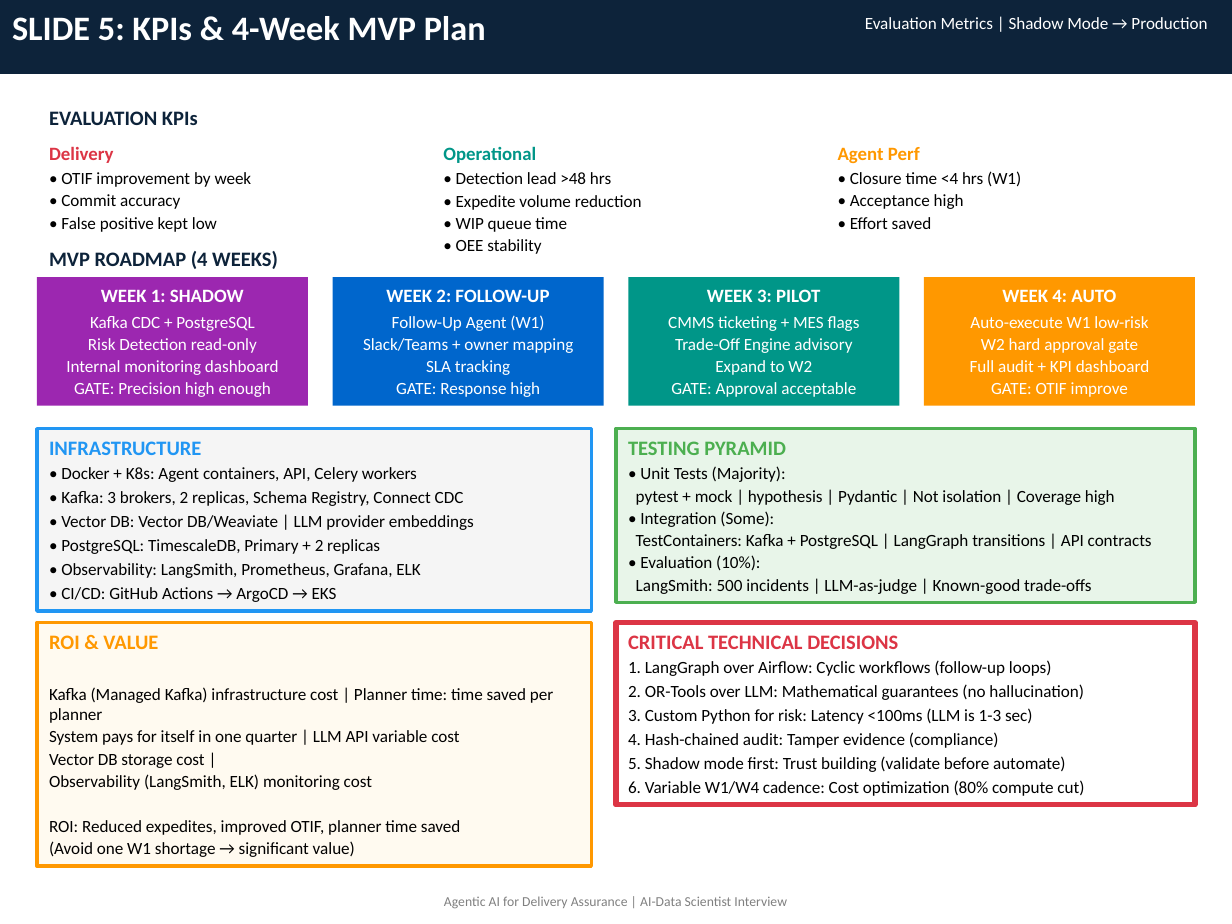
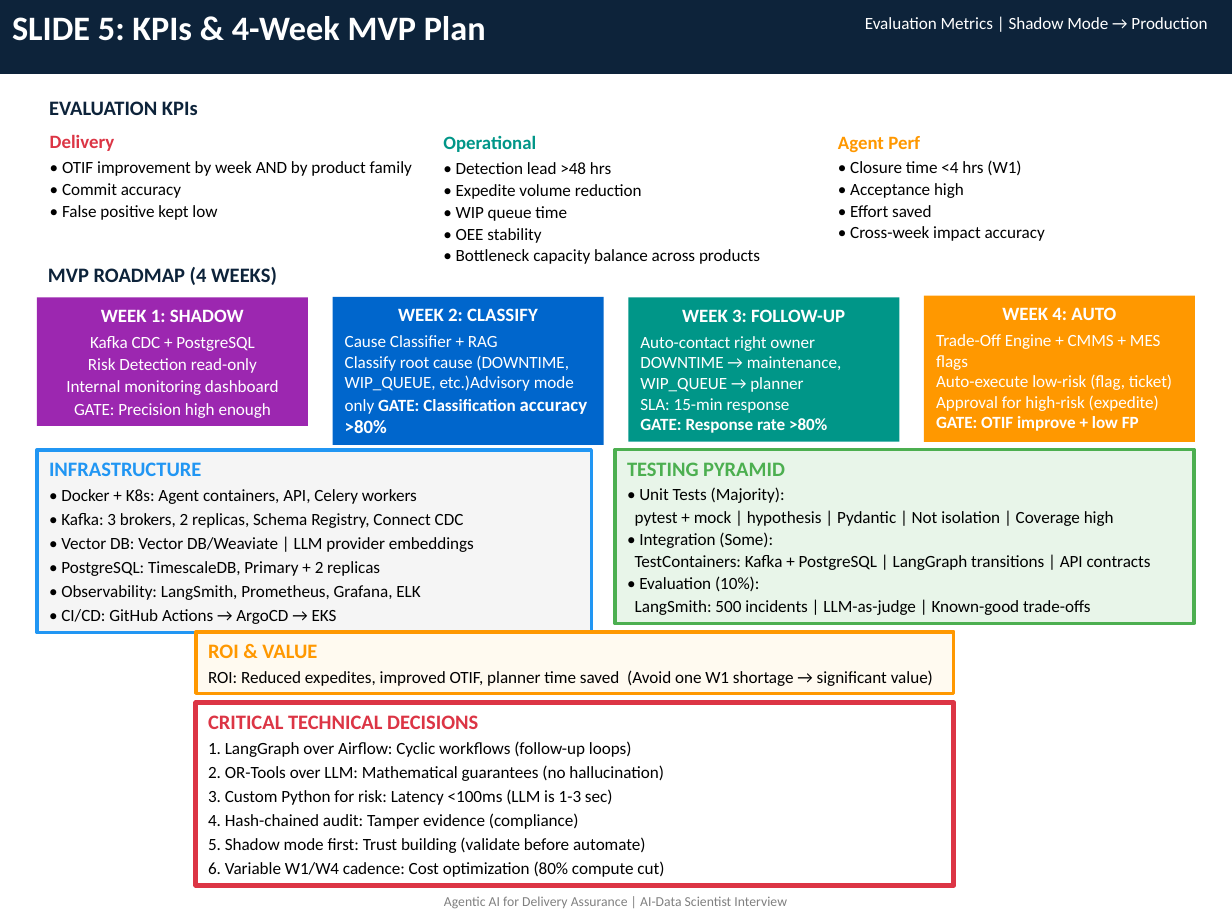
Before and after one commit to rashmikbhat/Agentic-AI-Delivery-Assurance-Across-Weeks, a slide deck: slide 5 of Agentic_AI_Delivery_Assurance_UPDATED_FINAL.pptx. Drawn at 1232x924 pixels with LibreOffice and Linux fonts; fonts in the diff are those of the drawing. Boxes give left, top, right and bottom in pixels: in the first picture for what was removed or moved away, otherwise in the second. Text is boxed around its words. In the diff, an @@ line names an element or a change of style, - is before the commit and + after.

```diff
--- a/Agentic_AI_Delivery_Assurance_UPDATED_FINAL.pptx
+++ b/Agentic_AI_Delivery_Assurance_UPDATED_FINAL.pptx
@@ text "EVALUATION KPIs": place and size @@
-text "EVALUATION KPIs" at (49,111,198,125)
+text "EVALUATION KPIs" at (49,101,198,115)
@@ text "Delivery": place and size @@
-text "Delivery" at (49,146,252,232)
+text "Delivery" at (50,134,412,220)
@@ text "Operational": place and size @@
-text "Operational" at (443,146,642,254)
+text "Operational" at (443,135,760,264)
@@ text "Agent Perf": place and size @@
-text "Agent Perf" at (838,147,1021,229)
+text "Agent Perf" at (838,136,1045,241)
@@ text at (62,161,412,176): text changed @@
-• OTIF improvement by week
+• OTIF improvement by week AND by product family
@@ text at (850,205,1045,241): text changed @@
-• Effort saved
+• Effort saved
+• Cross-week impact accuracy
@@ text at (456,228,760,264): text changed @@
-• OEE stability
+• OEE stability
+• Bottleneck capacity balance across products
@@ text "MVP ROADMAP (4 WEEKS)": place and size @@
-text "MVP ROADMAP (4 WEEKS)" at (49,251,278,269)
+text "MVP ROADMAP (4 WEEKS)" at (48,267,277,285)
@@ rectangle "WEEK 2: CLASSIFY": place and size @@
-rectangle "WEEK 2: CLASSIFY" at (333,277,604,405)
+rectangle "WEEK 2: CLASSIFY" at (333,297,604,445)
@@ rectangle "WEEK 3: FOLLOW-UP": place and size @@
-rectangle "WEEK 3: FOLLOW-UP" at (628,277,899,405)
+rectangle "WEEK 3: FOLLOW-UP" at (628,297,899,441)
@@ rectangle "WEEK 4: AUTO": place and size @@
-rectangle "WEEK 4: AUTO" at (924,277,1195,405)
+rectangle "WEEK 4: AUTO" at (924,296,1195,442)
@@ text in rectangle at (345,308,588,433): text changed @@
-WEEK 2: FOLLOW-UP
-Follow-Up Agent (W1)
-Slack/Teams + owner mapping
-SLA tracking
-GATE: Response high
+WEEK 2: CLASSIFY
+Cause Classifier + RAG
+Classify root cause (DOWNTIME, WIP_QUEUE, etc.)Advisory mode only GATE: Classification accuracy >80%
@@ text in rectangle at (640,309,845,433): text changed @@
-WEEK 3: PILOT
-CMMS ticketing + MES flags
-Trade-Off Engine advisory
-Expand to W2
-GATE: Approval acceptable
+WEEK 3: FOLLOW-UP
+Auto-contact right owner
+DOWNTIME → maintenance, WIP_QUEUE → planner
+SLA: 15-min response
+GATE: Response rate >80%
@@ text in rectangle at (936,334,1172,431): text changed @@
-Auto-execute W1 low-risk
-W2 hard approval gate
-Full audit + KPI dashboard
-GATE: OTIF improve
+Trade-Off Engine + CMMS + MES flags
+Auto-execute low-risk (flag, ticket)
+Approval for high-risk (expedite)
+GATE: OTIF improve + low FP
@@ 3 rectangles: place and size @@
-3 rectangles at (37,277,1195,611)
+3 rectangles at (37,297,1194,632)
@@ rectangle "ROI & VALUE": place and size @@
-rectangle "ROI & VALUE" at (37,622,591,866)
+rectangle "ROI & VALUE" at (196,632,954,694)
@@ text in rectangle at (208,670,933,686): text changed @@
-Kafka (Managed Kafka) infrastructure cost | Planner time: time saved per planner
-System pays for itself in one quarter | LLM API variable cost
-Vector DB storage cost |
-Observability (LangSmith, ELK) monitoring cost
-ROI: Reduced expedites, improved OTIF, planner time saved
-(Avoid one W1 shortage → significant value)
+ROI: Reduced expedites, improved OTIF, planner time saved (Avoid one W1 shortage → significant value)
@@ rectangle "CRITICAL TECHNICAL DECISIONS": place and size @@
-rectangle "CRITICAL TECHNICAL DECISIONS" at (616,622,1195,804)
+rectangle "CRITICAL TECHNICAL DECISIONS" at (196,702,954,885)
```
Also in this commit, not shown: 4 other slides changed, 2 other files.
